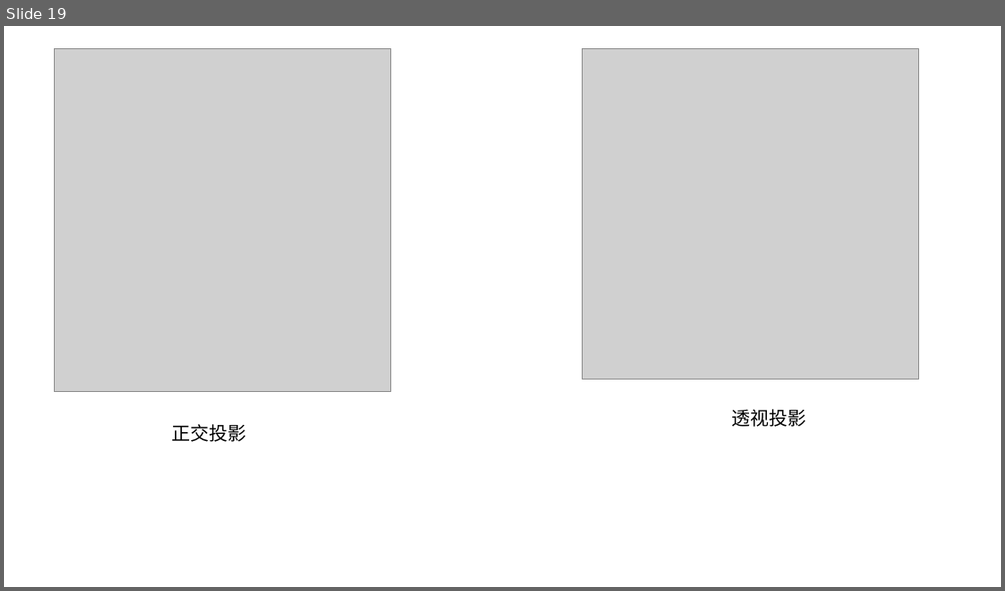
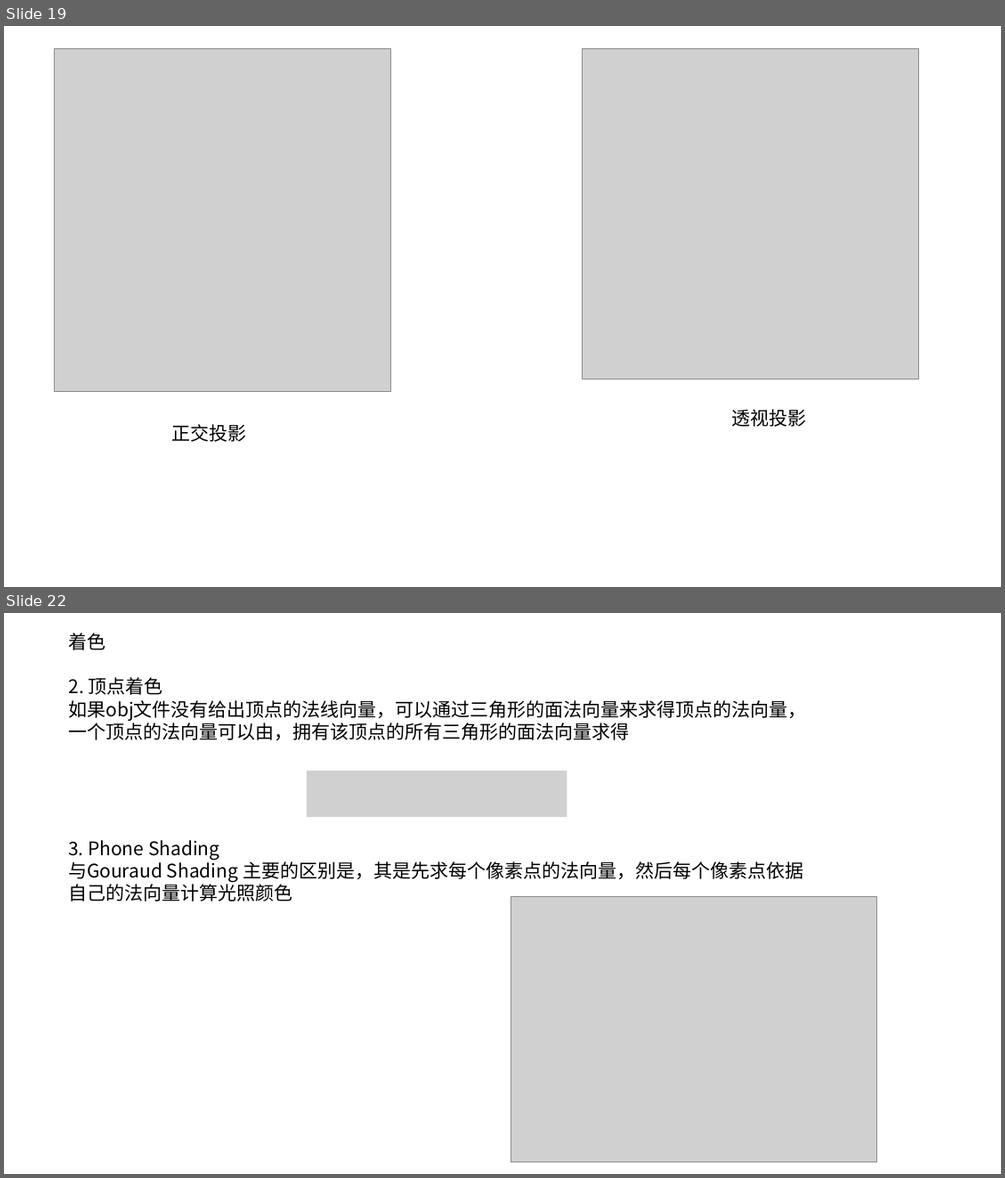
Before and after one commit to XTG111/Learn_tinyProject, a slide deck: render/TinyRenderer.pptx. Shown one above the other, each under a label of ours: slide 19 before the commit, slides 19 and 22 after it; the slides between them are not shown. The pictures are 1005x591 and 1005x1178 pixels, drawn with LibreOffice and Linux fonts; fonts in the diff are those of the drawing; grey boxes stand for pictures. Boxes give left, top, right and bottom in pixels: in the first picture for what was removed or moved away, otherwise in the second. Text is boxed around its words. In the diff, an @@ line names an element or a change of style, - is before the commit and + after.

Commit message:
着色方式，和相机变换

```diff
--- a/render/TinyRenderer.pptx
+++ b/render/TinyRenderer.pptx
@@ slide 22 added at [4,613,1001,1174], background #FFFFFF @@
@@ text added at [68,633,806,740], 18 pt, text #000000 @@
+着色
+2. 顶点着色
+如果obj文件没有给出顶点的法线向量，可以通过三角形的面法向量来求得顶点的法向量，一个顶点的法向量可以由，拥有该顶点的所有三角形的面法向量求得
@@ picture added at [307,771,567,817] @@
@@ text added at [68,840,803,901], 18 pt, text #000000 @@
+3. Phone Shading
+与Gouraud Shading 主要的区别是，其是先求每个像素点的法向量，然后每个像素点依据自己的法向量计算光照颜色
@@ picture added at [511,896,877,1162] @@
```
Also in this commit, not shown: 8 other slides added, 36 other files.
